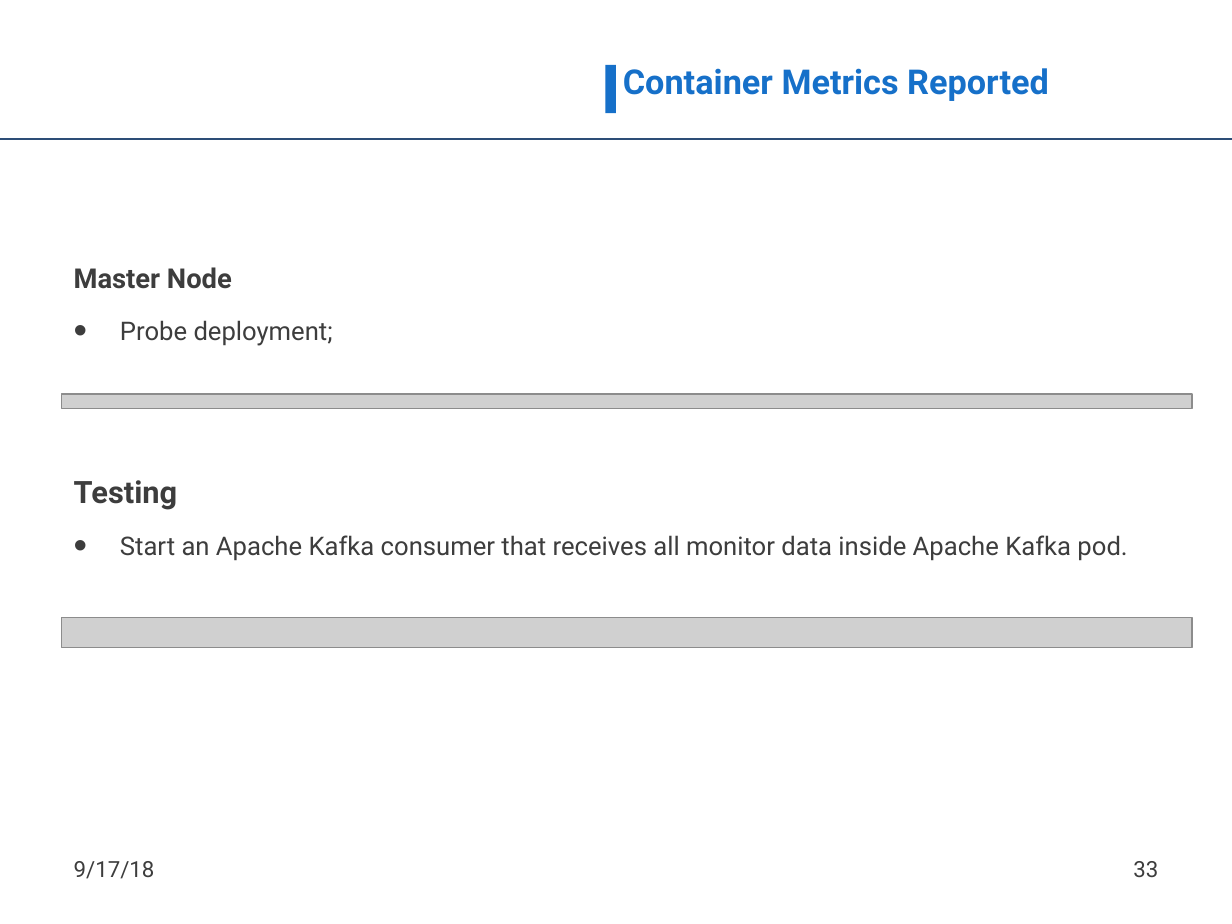
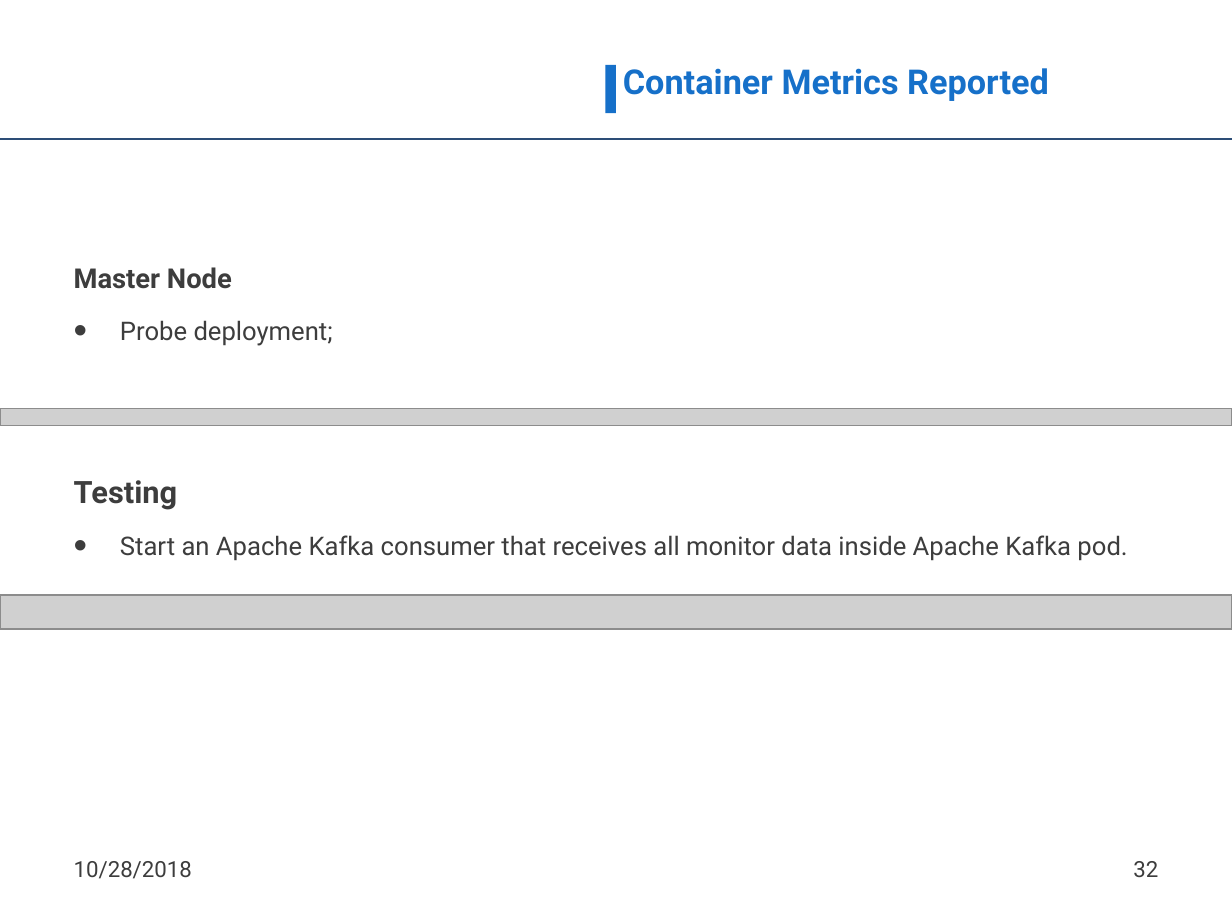
Before and after one commit to nmsa/tma-framework, a slide deck: slide 32 of documents/ATMOSPHERE_TMA_Framework_usage.pptx (slide 33 before the commit). Drawn at 1232x924 pixels with LibreOffice and Linux fonts; fonts in the diff are those of the drawing; grey boxes stand for pictures; background and template pictures are left out. Boxes give left, top, right and bottom in pixels: in the first picture for what was removed or moved away, otherwise in the second. Text is boxed around its words. In the diff, an @@ line names an element or a change of style, - is before the commit and + after.

```diff
--- a/documents/ATMOSPHERE_TMA_Framework_usage.pptx
+++ b/documents/ATMOSPHERE_TMA_Framework_usage.pptx
@@ picture added at box(0, 408, 1232, 425) @@
@@ picture removed at box(62, 394, 1193, 409) @@
@@ picture added at box(0, 595, 1232, 630) @@
@@ picture removed at box(62, 617, 1193, 648) @@
@@ text at box(74, 861, 192, 879): text changed @@
-9/17/18
+10/28/2018
@@ page number at box(1133, 861, 1158, 877): text changed @@
-33
+32
```
Also in this commit, not shown: 31 other slides changed, 1 slide removed.
